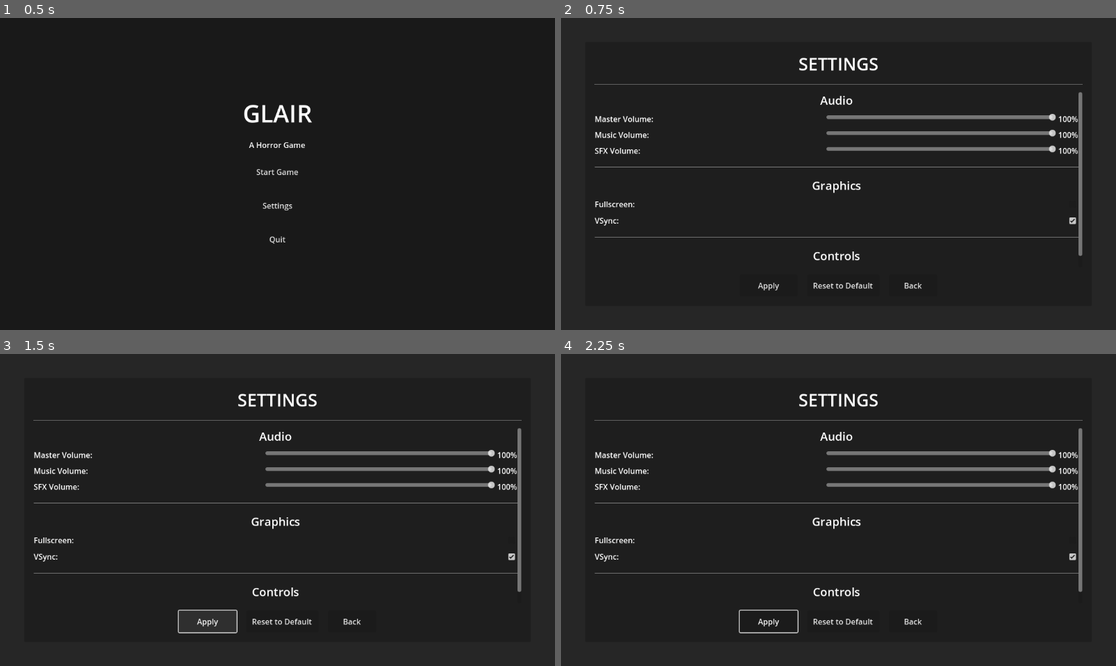
Above: before the commit, frames 1-4 (two rows, left to right).
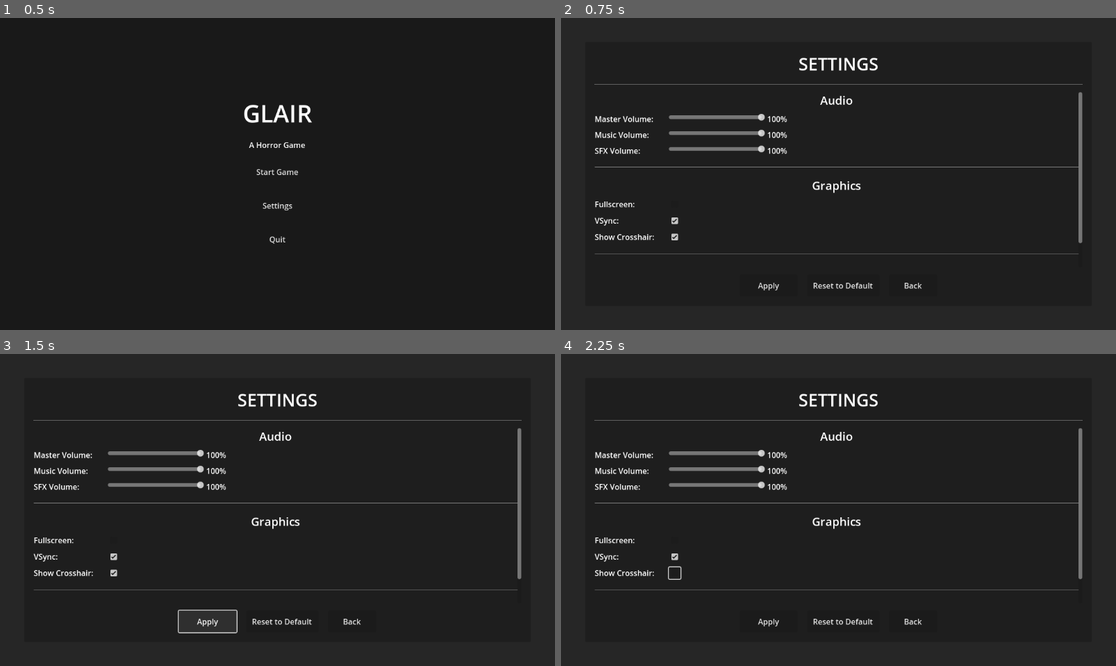
Above: after the commit, the same moments.

Repository: joshuanathanjavier/Glair
Game: Godot game, scene res://scenes/main_menu.tscn
Two runs of this game, one before a commit and one after it. Both use one fixed random seed, a clock stepped at 60 frames per second and the inputs below.
Inputs (mouse positions are in pixels of both pictures, inside the frame that each line leads up to):
- Up to frame 1 (0.5 s): no input
- Up to frame 2 (0.75 s): click "Settings" at 0.5 s
- Up to frame 3 (1.5 s): click "Apply" at 1.25 s
- Up to frame 4 (2.25 s): click (672, 572) at 2.02 s

Frame 1 is identical in both runs. In frame 2, 3.2% of the frame differs, in the area x 6-94%, y 30-78%; in frame 3, 3.2%; in frame 4, 3.4%, in the area x 6-94%, y 30-90%.

Commit message:
💄 feat(ui): enhance settings menu with crosshair toggle and navigation improvements
- Add crosshair visibility toggle in settings UI
- Implement proper navigation flow between pause menu, settings, and game
- Enhance player UI with better positioned crosshair and equipment display
- Add crosshair visibility signal handling in events system
- Improve settings state management and scene transitions
- Fix UI layout issues with consistent minimum sizes for controls
- Add proper back navigation from settings to pause menu

Diff:
--- a/scenes/pause_menu.tscn
+++ b/scenes/pause_menu.tscn
@@ -61,6 +61,11 @@
 layout_mode = 2
 text = "Restart"
 
+[node name="SettingsButton" type="Button" parent="Panel/VBoxContainer"]
+custom_minimum_size = Vector2(180, 45)
+layout_mode = 2
+text = "Settings"
+
 [node name="MainMenuButton" type="Button" parent="Panel/VBoxContainer"]
 custom_minimum_size = Vector2(180, 45)
 layout_mode = 2
--- a/scenes/player_ui.tscn
+++ b/scenes/player_ui.tscn
@@ -86,19 +86,51 @@
 value = 100.0
 show_percentage = false
 
-[node name="EquippedContainer" type="VBoxContainer" parent="HUD/UIContainer"]
+[node name="EquippedContainer" type="VBoxContainer" parent="HUD"]
+layout_mode = 1
+anchors_preset = 3
+anchor_left = 1.0
+anchor_top = 0.0
+anchor_right = 1.0
+anchor_bottom = 0.0
+offset_left = -200.0
+offset_top = 20.0
+offset_right = -20.0
+offset_bottom = 60.0
+grow_horizontal = 0
+grow_vertical = 0
+mouse_filter = 2
+
+[node name="Label" type="Label" parent="HUD/EquippedContainer"]
 layout_mode = 2
-offset_left = 773.0
-offset_top = 51.0
-offset_right = 953.0
-offset_bottom = 74.0
-scale = Vector2(2, 2)
+theme = ExtResource("2_4j9m1")
+text = "Flashlight"
+horizontal_alignment = 2
+vertical_alignment = 1
 
-[node name="Label" type="Label" parent="HUD/UIContainer/EquippedContainer"]
-layout_mode = 2
-text = "Flashlight"
-horizontal_alignment = 1
-vertical_alignment = 1
+[node name="Crosshair" type="Control" parent="HUD"]
+layout_mode = 1
+anchors_preset = 8
+anchor_left = 0.5
+anchor_top = 0.5
+anchor_right = 0.5
+anchor_bottom = 0.5
+offset_left = -2.5
+offset_top = -2.5
+offset_right = 2.5
+offset_bottom = 2.5
+grow_horizontal = 2
+grow_vertical = 2
+mouse_filter = 2
+
+[node name="CrosshairDot" type="Panel" parent="HUD/Crosshair"]
+layout_mode = 1
+anchors_preset = 15
+anchor_right = 1.0
+anchor_bottom = 1.0
+grow_horizontal = 2
+grow_vertical = 2
+mouse_filter = 2
 
 [node name="InteractionUI" parent="." instance=ExtResource("3_interaction")]
 grow_horizontal = 2
--- a/scenes/settings.tscn
+++ b/scenes/settings.tscn
@@ -80,13 +80,13 @@
 
 [node name="MasterVolumeLabel" type="Label" parent="Panel/VBoxContainer/ScrollContainer/SettingsVBox/AudioSection/MasterVolumeContainer"]
 layout_mode = 2
-size_flags_horizontal = 3
+custom_minimum_size = Vector2(150, 0)
 text = "Master Volume:"
 vertical_alignment = 1
 
 [node name="MasterVolumeSlider" type="HSlider" parent="Panel/VBoxContainer/ScrollContainer/SettingsVBox/AudioSection/MasterVolumeContainer"]
 layout_mode = 2
-size_flags_horizontal = 3
+custom_minimum_size = Vector2(200, 0)
 min_value = 0.0
 max_value = 100.0
 step = 1.0
@@ -103,13 +103,13 @@
 
 [node name="MusicVolumeLabel" type="Label" parent="Panel/VBoxContainer/ScrollContainer/SettingsVBox/AudioSection/MusicVolumeContainer"]
 layout_mode = 2
-size_flags_horizontal = 3
+custom_minimum_size = Vector2(150, 0)
 text = "Music Volume:"
 vertical_alignment = 1
 
 [node name="MusicVolumeSlider" type="HSlider" parent="Panel/VBoxContainer/ScrollContainer/SettingsVBox/AudioSection/MusicVolumeContainer"]
 layout_mode = 2
-size_flags_horizontal = 3
+custom_minimum_size = Vector2(200, 0)
 min_value = 0.0
 max_value = 100.0
 step = 1.0
@@ -126,13 +126,13 @@
 
 [node name="SFXVolumeLabel" type="Label" parent="Panel/VBoxContainer/ScrollContainer/SettingsVBox/AudioSection/SFXVolumeContainer"]
 layout_mode = 2
-size_flags_horizontal = 3
+custom_minimum_size = Vector2(150, 0)
 text = "SFX Volume:"
 vertical_alignment = 1
 
 [node name="SFXVolumeSlider" type="HSlider" parent="Panel/VBoxContainer/ScrollContainer/SettingsVBox/AudioSection/SFXVolumeContainer"]
 layout_mode = 2
-size_flags_horizontal = 3
+custom_minimum_size = Vector2(200, 0)
 min_value = 0.0
 max_value = 100.0
 step = 1.0
@@ -162,7 +162,7 @@
 
 [node name="FullscreenLabel" type="Label" parent="Panel/VBoxContainer/ScrollContainer/SettingsVBox/GraphicsSection/FullscreenContainer"]
 layout_mode = 2
-size_flags_horizontal = 3
+custom_minimum_size = Vector2(150, 0)
 text = "Fullscreen:"
 vertical_alignment = 1
 
@@ -174,11 +174,23 @@
 
 [node name="VSyncLabel" type="Label" parent="Panel/VBoxContainer/ScrollContainer/SettingsVBox/GraphicsSection/VSyncContainer"]
 layout_mode = 2
-size_flags_horizontal = 3
+custom_minimum_size = Vector2(150, 0)
 text = "VSync:"
 vertical_alignment = 1
 
 [node name="VSyncCheckBox" type="CheckBox" parent="Panel/VBoxContainer/ScrollContainer/SettingsVBox/GraphicsSection/VSyncContainer"]
+layout_mode = 2
+button_pressed = true
+
+[node name="CrosshairContainer" type="HBoxContainer" parent="Panel/VBoxContainer/ScrollContainer/SettingsVBox/GraphicsSection"]
+layout_mode = 2
+
+[node name="CrosshairLabel" type="Label" parent="Panel/VBoxContainer/ScrollContainer/SettingsVBox/GraphicsSection/CrosshairContainer"]
+layout_mode = 2
+custom_minimum_size = Vector2(150, 0)
+text = "Show Crosshair:"
+
+[node name="CrosshairCheckBox" type="CheckBox" parent="Panel/VBoxContainer/ScrollContainer/SettingsVBox/GraphicsSection/CrosshairContainer"]
 layout_mode = 2
 button_pressed = true
 
@@ -200,13 +212,13 @@
 
 [node name="MouseSensitivityLabel" type="Label" parent="Panel/VBoxContainer/ScrollContainer/SettingsVBox/ControlsSection/MouseSensitivityContainer"]
 layout_mode = 2
-size_flags_horizontal = 3
+custom_minimum_size = Vector2(150, 0)
 text = "Mouse Sensitivity:"
 vertical_alignment = 1
 
 [node name="MouseSensitivitySlider" type="HSlider" parent="Panel/VBoxContainer/ScrollContainer/SettingsVBox/ControlsSection/MouseSensitivityContainer"]
 layout_mode = 2
-size_flags_horizontal = 3
+custom_minimum_size = Vector2(200, 0)
 min_value = 0.1
 max_value = 5.0
 step = 0.1
--- a/scripts/events.gd
+++ b/scripts/events.gd
@@ -11,6 +11,7 @@
 signal interaction_started
 signal interaction_ended
 signal settings_changed(settings_data)
+signal crosshair_visibility_changed(visible)
 signal low_stamina_warning
 signal low_battery_warning
 signal stamina_updated(current_stamina, max_stamina)
--- a/scripts/horror_ui.gd
+++ b/scripts/horror_ui.gd
@@ -5,6 +5,8 @@
 @onready var flashlight_bar: ProgressBar = $HUD/UIContainer/VBoxContainer/FlashlightContainer/FlashlightBar
 @onready var stamina_label: Label = $HUD/UIContainer/VBoxContainer/StaminaContainer/StaminaLabel
 @onready var flashlight_label: Label = $HUD/UIContainer/VBoxContainer/FlashlightContainer/FlashlightLabel
+@onready var crosshair: Control = $HUD/Crosshair
+@onready var crosshair_dot: Panel = $HUD/Crosshair/CrosshairDot
 
 # Theme resources
 var base_theme: Theme
@@ -27,6 +29,9 @@
 var battery_warning_sent = false
 
 func _ready():
+	# Add to UI group for settings integration
+	add_to_group("ui")
+
 	# Load base theme
 	base_theme = preload("res://themes/horror_ui_theme.tres")
 
@@ -38,6 +43,9 @@
 		stamina_bar.theme = stamina_theme
 	if flashlight_bar:
 		flashlight_bar.theme = battery_theme
+
+	# Initialize crosshair
+	_setup_crosshair()
 
 	# Connect to player state signals
 	Events.stamina_updated.connect(_on_stamina_updated)
@@ -45,6 +53,8 @@
 	# Connect to warning signals
 	Events.low_stamina_warning.connect(_on_low_stamina_warning)
 	Events.low_battery_warning.connect(_on_low_battery_warning)
+	# Connect to crosshair visibility signal
+	Events.crosshair_visibility_changed.connect(_on_crosshair_visibility_changed)
 
 func _create_custom_themes():
 	# Create stamina theme
@@ -223,5 +233,62 @@
 func update_stamina(current_stamina: float, max_stamina: float):
 	_on_stamina_updated(current_stamina, max_stamina)
 
+func _setup_crosshair():
+	if crosshair_dot:
+		# Create a round crosshair dot style
+		var crosshair_style = StyleBoxFlat.new()
+		crosshair_style.bg_color = Color(1, 1, 1, 0.9)  # More opaque white
+		crosshair_style.corner_radius_top_left = 2
+		crosshair_style.corner_radius_top_right = 2
+		crosshair_style.corner_radius_bottom_left = 2
+		crosshair_style.corner_radius_bottom_right = 2
+		crosshair_style.border_width_left = 1
+		crosshair_style.border_width_top = 1
+		crosshair_style.border_width_right = 1
+		crosshair_style.border_width_bottom = 1
+		crosshair_style.border_color = Color(0, 0, 0, 0.7)  # More visible black border
+
+		crosshair_dot.add_theme_stylebox_override("panel", crosshair_style)
+
+	# Load crosshair visibility setting
+	_load_crosshair_setting()
+
+func _load_crosshair_setting():
+	# Default to enabled if no setting exists
+	var settings = load_settings_data()
+	var show_crosshair = settings.get("show_crosshair", true)
+	set_crosshair_visible(show_crosshair)
+
+func set_crosshair_visible(visible: bool):
+	if crosshair:
+		crosshair.visible = visible
+
+func _on_crosshair_visibility_changed(visible: bool):
+	set_crosshair_visible(visible)
+
+func load_settings_data() -> Dictionary:
+	# Try to load settings from file, return defaults if file doesn't exist
+	const SETTINGS_FILE_PATH = "user://settings.save"
+	if FileAccess.file_exists(SETTINGS_FILE_PATH):
+		var file = FileAccess.open(SETTINGS_FILE_PATH, FileAccess.READ)
+		if file:
+			var settings_text = file.get_as_text()
+			file.close()
+			var json = JSON.new()
+			var parse_result = json.parse(settings_text)
+			if parse_result == OK:
+				return json.data
+
+	# Return default settings if file doesn't exist or parsing failed
+	return {
+		"master_volume": 100.0,
+		"music_volume": 100.0,
+		"sfx_volume": 100.0,
+		"fullscreen": false,
+		"vsync": true,
+		"mouse_sensitivity": 1.0,
+		"show_crosshair": true
+	}
+
 func update_flashlight(current_battery: float, max_battery: float):
 	_on_battery_updated(current_battery, max_battery)
--- a/scripts/pause_menu.gd
+++ b/scripts/pause_menu.gd
@@ -2,12 +2,14 @@
 
 @onready var resume_button = $Panel/VBoxContainer/ResumeButton
 @onready var restart_button = $Panel/VBoxContainer/RestartButton
+@onready var settings_button = $Panel/VBoxContainer/SettingsButton
 @onready var main_menu_button = $Panel/VBoxContainer/MainMenuButton
 
 func _ready():
 	hide()
 	resume_button.pressed.connect(_on_resume_pressed)
 	restart_button.pressed.connect(_on_restart_pressed)
+	settings_button.pressed.connect(_on_settings_pressed)
 	main_menu_button.pressed.connect(_on_main_menu_pressed)
 
 func open():
@@ -27,6 +29,12 @@
 	get_tree().paused = false
 	get_tree().reload_current_scene()
 
+func _on_settings_pressed():
+	# Set a flag to indicate we came from pause menu
+	get_tree().set_meta("came_from_pause", true)
+	get_tree().paused = false
+	get_tree().change_scene_to_file("res://scenes/settings.tscn")
+
 func _on_main_menu_pressed():
 	get_tree().paused = false
 	get_tree().change_scene_to_file("res://scenes/main_menu.tscn")
--- a/scripts/player.gd
+++ b/scripts/player.gd
@@ -104,6 +104,12 @@
 
 	# Connect to settings changes
 	Events.settings_changed.connect(_on_settings_changed)
+
+	# Check if we should open pause menu (returning from settings)
+	if get_tree().has_meta("open_pause_on_load"):
+		get_tree().remove_meta("open_pause_on_load")
+		# Use call_deferred to ensure the scene is fully loaded
+		call_deferred("_open_pause_menu_delayed")
 
 # --- Main Physics Logic ---
 func _physics_process(delta: float) -> void:
@@ -539,3 +545,8 @@
 	env.fog_density = fog_density_base + (fog_density_max - fog_density_base) * fog_density_multiplier
 
 	# Fog density stays constant - the flashlight should cut through it with volumetric lighting
+
+func _open_pause_menu_delayed():
+	# Open the pause menu after the scene has fully loaded
+	if pause_menu:
+		pause_menu.open()
--- a/scripts/settings.gd
+++ b/scripts/settings.gd
@@ -1,4 +1,7 @@
 extends Control
+
+# Track where we came from to navigate back correctly
+var previous_scene: String = ""
 
 # UI References
 @onready var master_volume_slider = $Panel/VBoxContainer/ScrollContainer/SettingsVBox/AudioSection/MasterVolumeContainer/MasterVolumeSlider
@@ -10,6 +13,7 @@
 
 @onready var fullscreen_checkbox = $Panel/VBoxContainer/ScrollContainer/SettingsVBox/GraphicsSection/FullscreenContainer/FullscreenCheckBox
 @onready var vsync_checkbox = $Panel/VBoxContainer/ScrollContainer/SettingsVBox/GraphicsSection/VSyncContainer/VSyncCheckBox
+@onready var crosshair_checkbox = $Panel/VBoxContainer/ScrollContainer/SettingsVBox/GraphicsSection/CrosshairContainer/CrosshairCheckBox
 
 @onready var mouse_sensitivity_slider = $Panel/VBoxContainer/ScrollContainer/SettingsVBox/ControlsSection/MouseSensitivityContainer/MouseSensitivitySlider
 @onready var mouse_sensitivity_value = $Panel/VBoxContainer/ScrollContainer/SettingsVBox/ControlsSection/MouseSensitivityContainer/MouseSensitivityValue
@@ -25,7 +29,8 @@
 	"sfx_volume": 100.0,
 	"fullscreen": false,
 	"vsync": true,
-	"mouse_sensitivity": 1.0
+	"mouse_sensitivity": 1.0,
+	"show_crosshair": true
 }
 
 var default_settings = {
@@ -34,12 +39,19 @@
 	"sfx_volume": 100.0,
 	"fullscreen": false,
 	"vsync": true,
-	"mouse_sensitivity": 1.0
+	"mouse_sensitivity": 1.0,
+	"show_crosshair": true
 }
 
 const SETTINGS_FILE_PATH = "user://settings.save"
 
 func _ready():
+	# Check if we came from pause menu
+	if get_tree().has_meta("came_from_pause"):
+		previous_scene = "pause_menu"
+	else:
+		previous_scene = "main_menu"
+
 	load_settings()
 	connect_signals()
 	update_ui()
@@ -53,6 +65,7 @@
 	# Graphics checkboxes
 	fullscreen_checkbox.toggled.connect(_on_fullscreen_toggled)
 	vsync_checkbox.toggled.connect(_on_vsync_toggled)
+	crosshair_checkbox.toggled.connect(_on_crosshair_toggled)
 
 	# Controls
 	mouse_sensitivity_slider.value_changed.connect(_on_mouse_sensitivity_changed)
@@ -124,6 +137,7 @@
 	# Mouse sensitivity is typically handled by the player controller
 	# We'll emit a signal for other scripts to listen to
 	Events.settings_changed.emit(settings_data)
+	Events.crosshair_visibility_changed.emit(settings_data.show_crosshair)
 
 func update_ui():
 	# Update volume sliders and labels
@@ -139,6 +153,7 @@
 	# Update graphics checkboxes
 	fullscreen_checkbox.button_pressed = settings_data.fullscreen
 	vsync_checkbox.button_pressed = settings_data.vsync
+	crosshair_checkbox.button_pressed = settings_data.show_crosshair
 
 	# Update mouse sensitivity
 	mouse_sensitivity_slider.value = settings_data.mouse_sensitivity
@@ -163,6 +178,11 @@
 func _on_vsync_toggled(pressed: bool):
 	settings_data.vsync = pressed
 
+func _on_crosshair_toggled(pressed: bool):
+	settings_data.show_crosshair = pressed
+	# Update UI immediately to show the crosshair change
+	Events.crosshair_visibility_changed.emit(pressed)
+
 func _on_mouse_sensitivity_changed(value: float):
 	settings_data.mouse_sensitivity = value
 	mouse_sensitivity_value.text = str(value)
@@ -178,8 +198,17 @@
 	print("Settings reset to default values")
 
 func _on_back_pressed():
-	# Go back to main menu
-	get_tree().change_scene_to_file("res://scenes/main_menu.tscn")
+	if previous_scene == "pause_menu":
+		# Clear the metadata and return to the game scene
+		get_tree().remove_meta("came_from_pause")
+		# We need to reload the current game scene and then open pause menu
+		# For now, let's assume the game scene is map1.tscn
+		get_tree().change_scene_to_file("res://scenes/map1.tscn")
+		# Set a flag to open pause menu when the scene loads
+		get_tree().set_meta("open_pause_on_load", true)
+	else:
+		# Go back to main menu
+		get_tree().change_scene_to_file("res://scenes/main_menu.tscn")
 
 # Handle ESC key to go back
 func _input(event):
